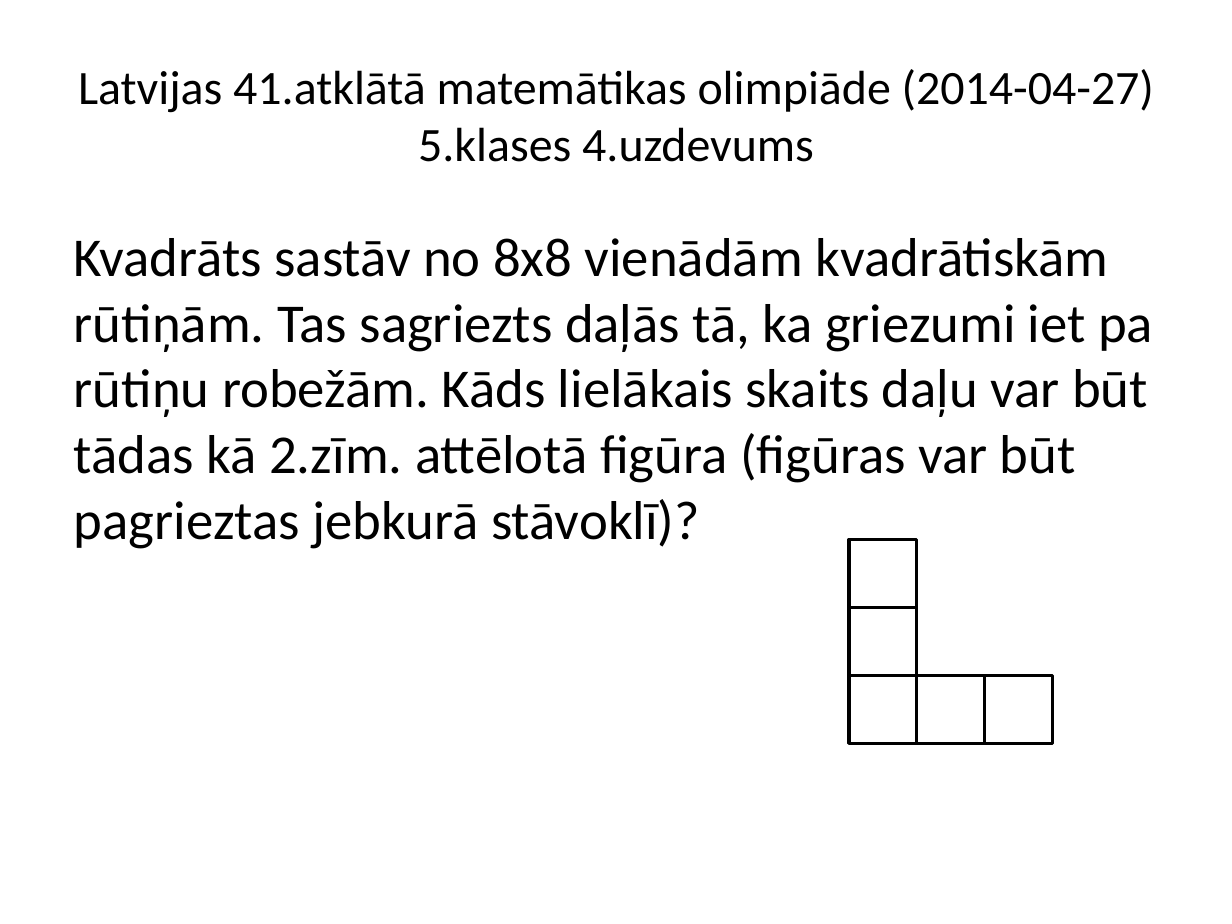
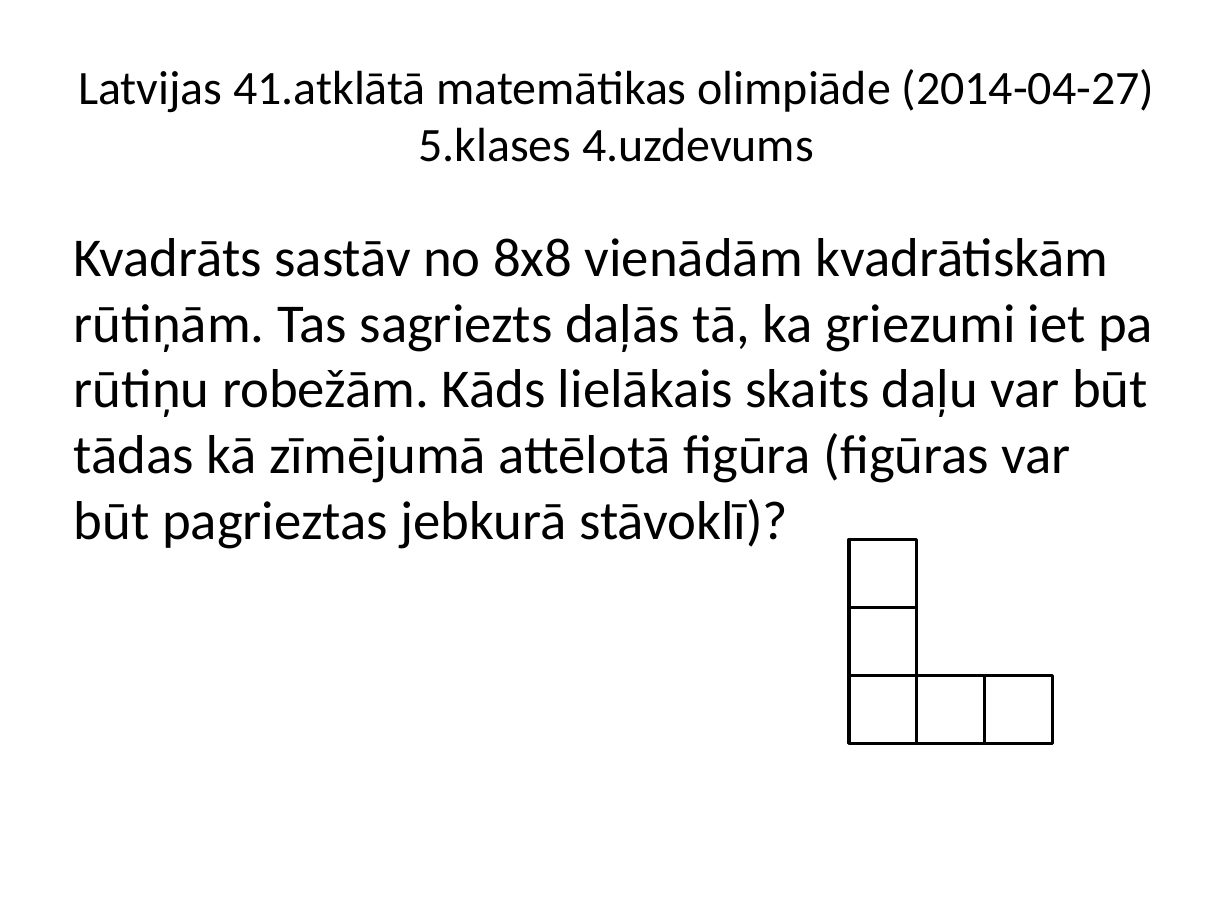
Before and after one commit to liliyang146/visualization, a slide deck: slide 4 of AMO41-2014/amo41-2014-lv.pptx. Drawn at 1232x924 pixels with LibreOffice and Linux fonts; fonts in the diff are those of the drawing. Boxes give left, top, right and bottom in pixels: in the first picture for what was removed or moved away, otherwise in the second. Text is boxed around its words. In the diff, an @@ line names an element or a change of style, - is before the commit and + after.

Commit message:
Added AMO41 slides

```diff
--- a/AMO41-2014/amo41-2014-lv.pptx
+++ b/AMO41-2014/amo41-2014-lv.pptx
@@ text at (74, 238, 1153, 549): text changed @@
-Kvadrāts sastāv no 8x8 vienādām kvadrātiskām rūtiņām. Tas sagriezts daļās tā, ka griezumi iet pa rūtiņu robežām. Kāds lielākais skaits daļu var būt tādas kā 2.zīm. attēlotā figūra (figūras var būt pagrieztas jebkurā stāvoklī)?
+Kvadrāts sastāv no 8x8 vienādām kvadrātiskām rūtiņām. Tas sagriezts daļās tā, ka griezumi iet pa rūtiņu robežām. Kāds lielākais skaits daļu var būt tādas kā zīmējumā attēlotā figūra (figūras var būt pagrieztas jebkurā stāvoklī)?
```
Also in this commit, not shown: 1 other slide changed, 35 slides added, 12 other files.
